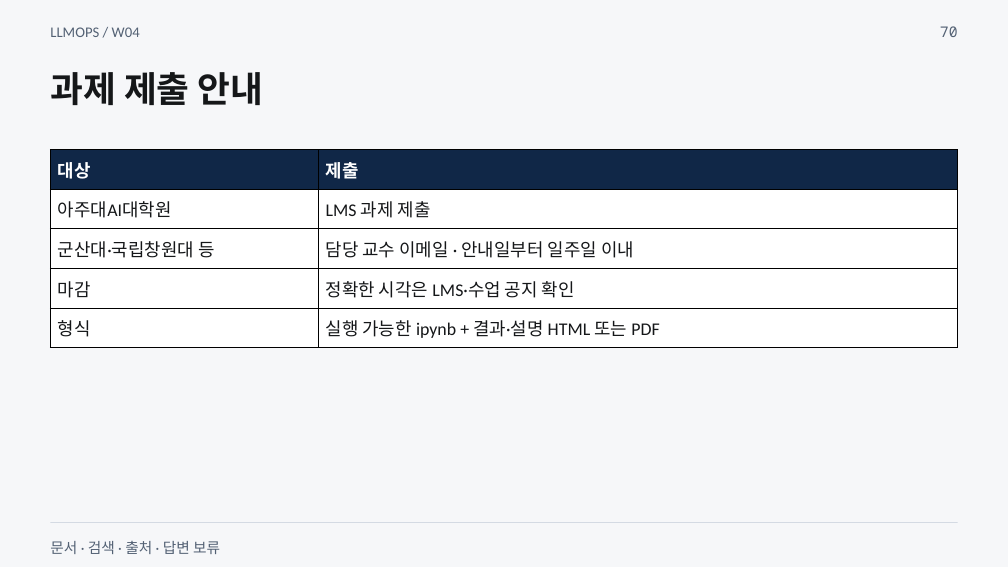
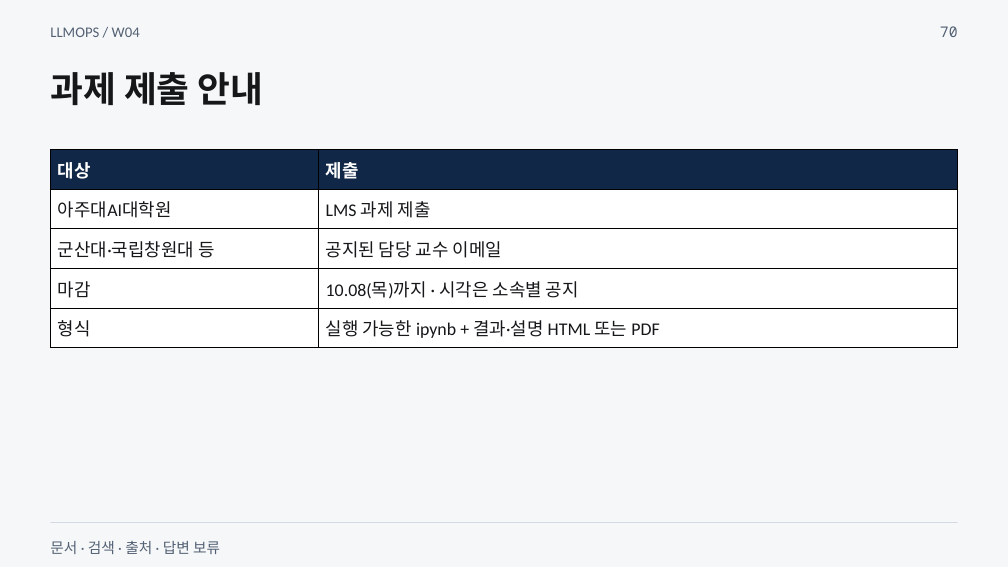
Before and after one commit to smilesjcha/llmops-16week, a slide deck: slide 70 of week04/lecture/04_week4_rag_evidence.pptx. Drawn at 1008x567 pixels with LibreOffice and Linux fonts; fonts in the diff are those of the drawing. Boxes give left, top, right and bottom in pixels: in the first picture for what was removed or moved away, otherwise in the second. Text is boxed around its words. In the diff, an @@ line names an element or a change of style, - is before the commit and + after.

```diff
--- a/week04/lecture/04_week4_rag_evidence.pptx
+++ b/week04/lecture/04_week4_rag_evidence.pptx
@@ table at [51, 150, 958, 348] @@
-row 3, column 2: 담당 교수 이메일 · 안내일부터 일주일 이내
+row 3, column 2: 공지된 담당 교수 이메일
-row 4, column 2: 정확한 시각은 LMS·수업 공지 확인
+row 4, column 2: 10.08(목)까지 · 시각은 소속별 공지
```
Also in this commit, not shown: 3 other slides changed, 46 other files.
